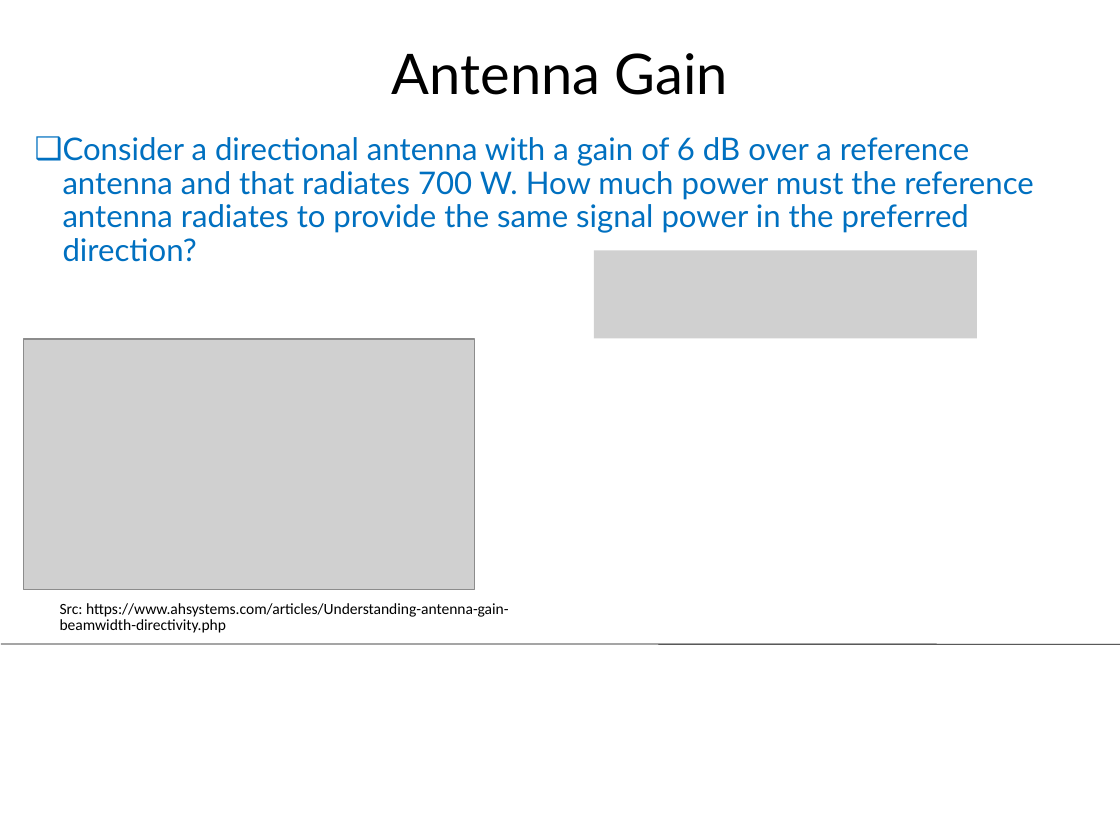
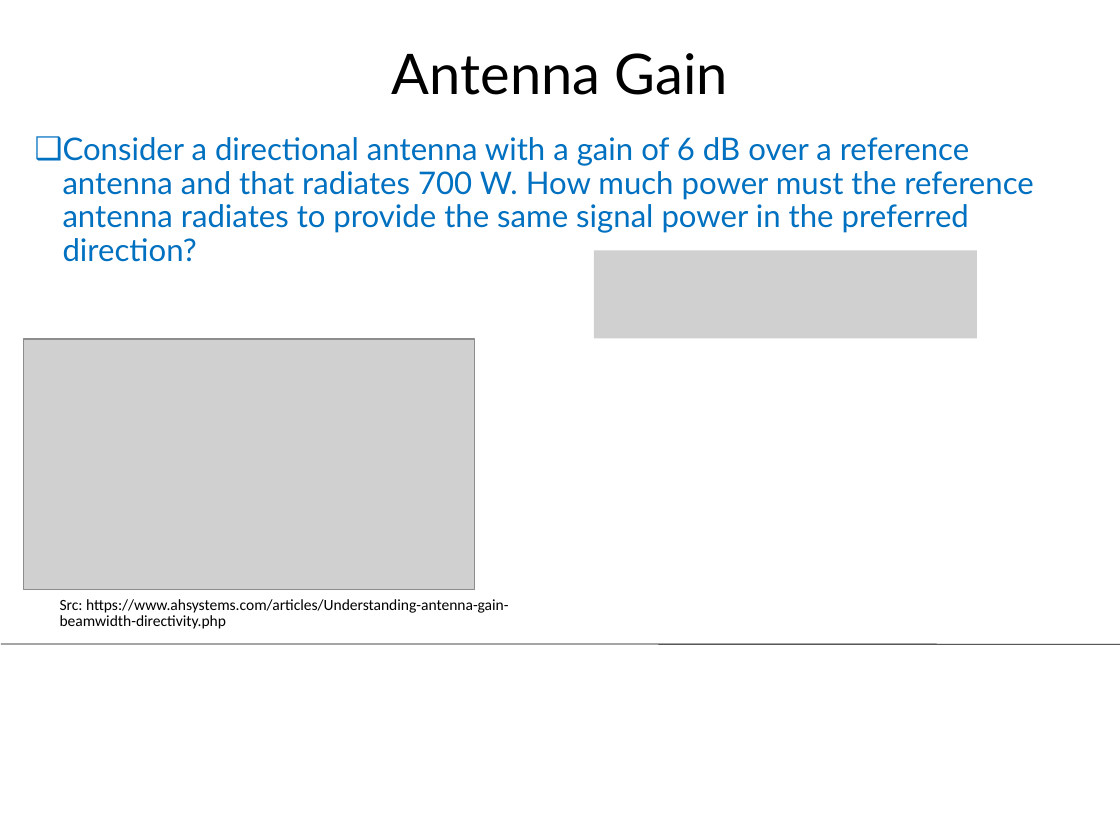
Before and after one commit to anayy09/CS425-Computer-Networks, a slide deck: slide 9 of Lecture Slides/Module4_Unguided_Medium_and_Antennas.pptx. Drawn at 1120x840 pixels with LibreOffice and Linux fonts; fonts in the diff are those of the drawing; grey boxes stand for pictures. Boxes give left, top, right and bottom in pixels: in the first picture for what was removed or moved away, otherwise in the second. Text is boxed around its words. In the diff, an @@ line names an element or a change of style, - is before the commit and + after.

Commit message:
Lecture Slides Updated

```diff
--- a/Lecture Slides/Module4_Unguided_Medium_and_Antennas.pptx
+++ b/Lecture Slides/Module4_Unguided_Medium_and_Antennas.pptx
@@ text "Src: https://www.ahsystems.com/articles/Understanding-antenn ...": place and size @@
-text "Src: https://www.ahsystems.com/articles/Understanding-antenn ..." at [60,603,509,633]
+text "Src: https://www.ahsystems.com/articles/Understanding-antenn ..." at [60,599,509,629]
```
Also in this commit, not shown: 46 other files.
